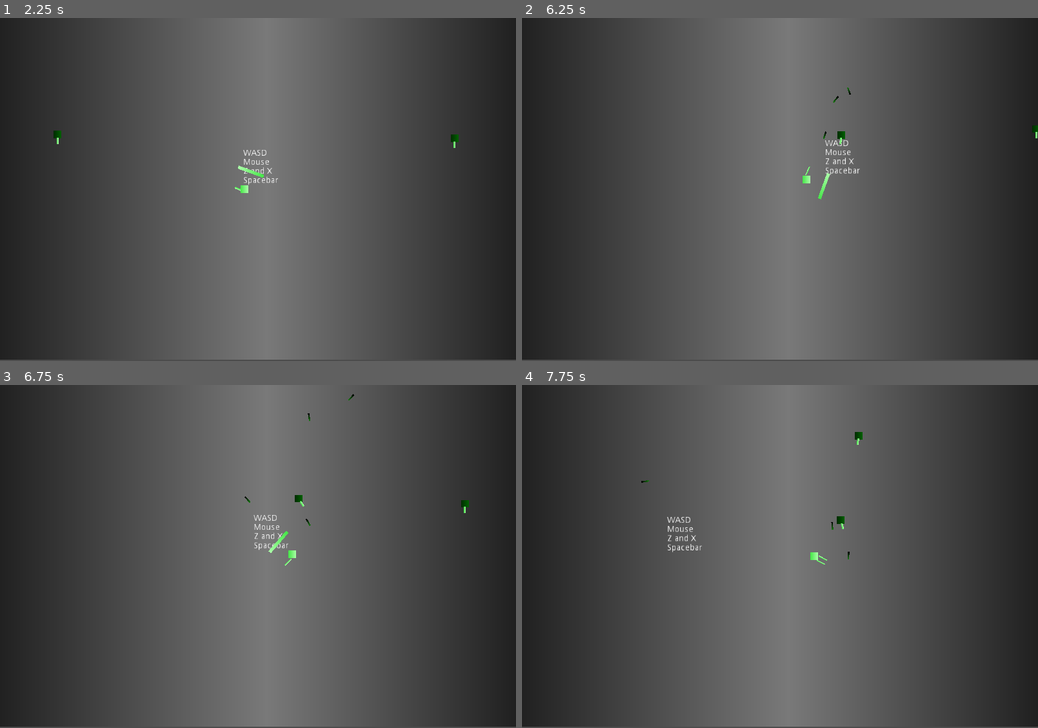
Above: before the commit, frames 1-4 (two rows, left to right).
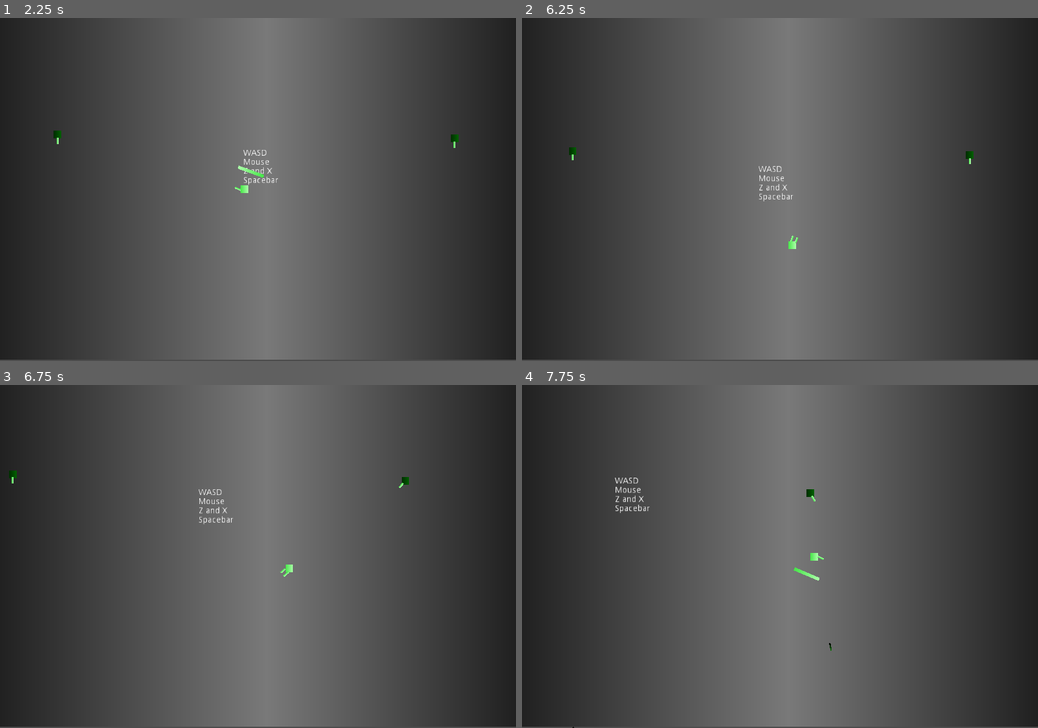
Above: after the commit, the same moments.

Repository: jrcamelo/Godot-SuperRogue
Game: Godot game, scene res://Test1.tscn
Two runs of this game, one before a commit and one after it. Both use one fixed random seed, a clock stepped at 60 frames per second and the inputs below.
Inputs (mouse positions are in pixels of both pictures, inside the frame that each line leads up to):
- Up to frame 1 (2.25 s): move the mouse to (232, 258) at 0.52 s; hold W (move_up) 0.53-2.03 s; tap X (x) at 0.6, 1.55 s; move the mouse to (412, 240) at 1.27 s; click (412, 240) at 1.35 s; move the mouse to (103, 138) at 2.02 s; hold A (move_left) from 2.03 s (still down); hold Right mouse button (right_click) from 2.03 s (still down)
- Up to frame 2 (6.25 s): tap X (x) at 2.3, 3.05, 3.6, 4.55, 5.1, 6.05 s; move the mouse to (805, 189) at 2.77 s; release Right mouse button (right_click) at 2.78 s; tap Space (space) at 2.85 s; move the mouse to (702, 103) at 3.52 s; release A (move_left) at 3.53 s; hold S (move_down) 3.53-4.28 s; move the mouse to (893, 172) at 4.27 s; hold D (move_right) 4.28-5.03 s; tap Z (z) at 4.35 s; move the mouse to (676, 206) at 5.02 s; hold W (move_up) 5.03-5.78 s; move the mouse to (831, 114) at 5.77 s; hold D (move_right) from 5.78 s (still down); click (831, 114) at 5.85 s
- Up to frame 3 (6.75 s): keep holding D (move_right); move the mouse to (232, 625) at 6.52 s; hold Right mouse button (right_click) from 6.53 s (still down)
- Up to frame 4 (7.75 s): keep holding D (move_right); tap X (x) at 6.8, 7.55 s; move the mouse to (934, 607) at 7.27 s; release Right mouse button (right_click) at 7.28 s; tap Space (space) at 7.35 s

Frame 1 is identical in both runs. In frame 2, 0.6% of the frame differs, in the area x 9-100%, y 20-68%; in frame 3, 0.6%, in the area x 1-91%, y 2-56%; in frame 4, 0.6%.
Error in both runs: Invalid operands 'Nil' and 'int' in operator '>'. (res://Scenes/Player.gd:73)

Commit message:
Updated enemy guess variables

Diff:
--- a/Project/Scenes/Enemy.gd
+++ b/Project/Scenes/Enemy.gd
@@ -17,11 +17,15 @@
 
 var dodge_direction: Vector2
 var dodge_amount = 5
+var dodge_speed = 10
 var dodging = 0
 
 var target: KinematicBody2D = null
 var target_point: Vector2
 var last_prediction: Vector2
+var aim_speed = 25
+var guess_min_speed = 75
+var guess_max_speed = 125
 
 func _physics_process(delta):
 	if target != null:
@@ -51,14 +55,14 @@
 	if (target.name != "Player"):
 		last_prediction = target.global_position
 		return
-	var guess_speed = rand_range(80, 120)
+	var guess_speed = rand_range(guess_min_speed, guess_max_speed)
 	var guess_position = target.movement.normalized() * guess_speed
 	last_prediction = target.global_position + guess_position
 
 func update_target_location():
 	if target_point == Vector2():
 		target_point = last_prediction
-	target_point = target_point.move_toward(last_prediction, 50)
+	target_point = target_point.move_toward(last_prediction, aim_speed)
 
 func look_at_target():
 	Weapons.look_at(target_point)
@@ -80,7 +84,7 @@
 
 func try_dodge(delta):
 	dodging -= 1
-	movement = Body.move(movement, dodge_direction, delta * 10)
+	movement = Body.move(movement, dodge_direction, delta * dodge_speed)
 	movement = move_and_slide(movement)
 
 func shoot(delta):
Not shown, changed: index.html
Not shown, changed: index.pck
